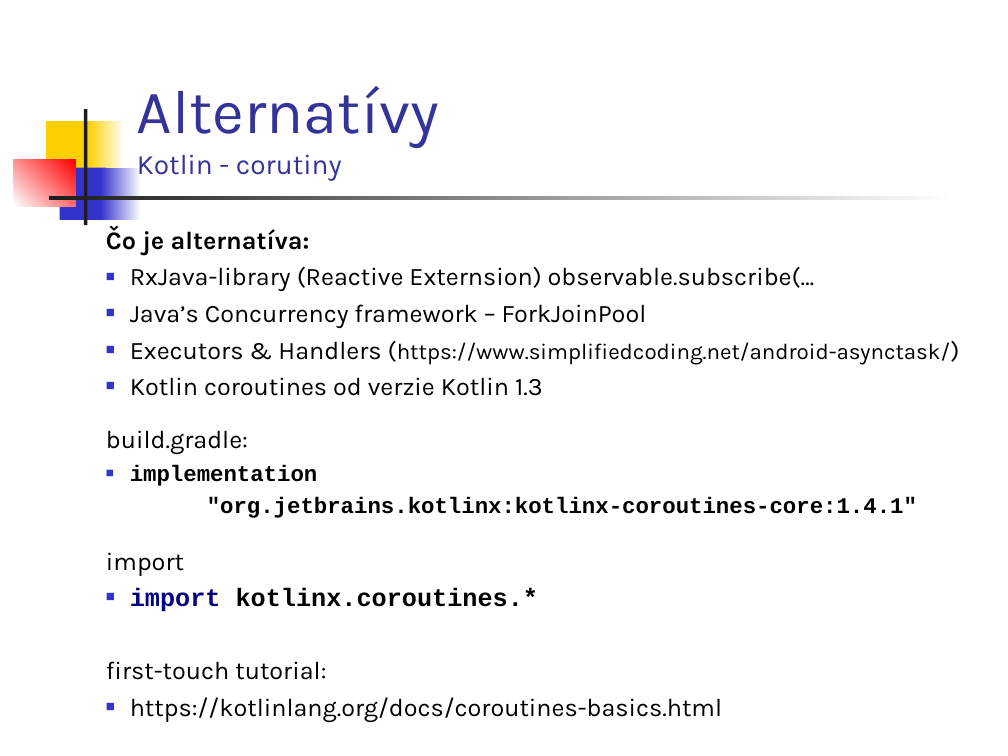
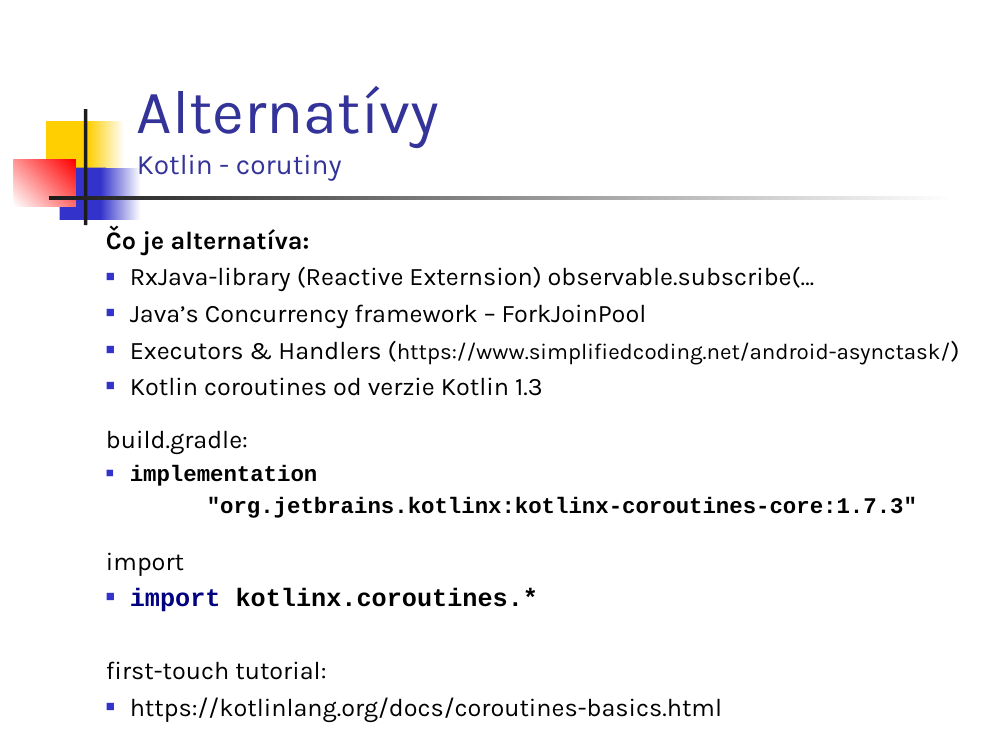
Before and after one commit to vmandro/Prednasky, a slide deck: slide 19 of 10/10_Android.ppt. Drawn at 1008x756 pixels with LibreOffice and Linux fonts; fonts in the diff are those of the drawing. Boxes give left, top, right and bottom in pixels: in the first picture for what was removed or moved away, otherwise in the second. Text is boxed around its words. In the diff, an @@ line names an element or a change of style, - is before the commit and + after.

```diff
--- a/10/10_Android.ppt
+++ b/10/10_Android.ppt
@@ text at <box>207,497,917,518</box>: text changed @@
-"org.jetbrains.kotlinx:kotlinx-coroutines-core:1.4.1"
+"org.jetbrains.kotlinx:kotlinx-coroutines-core:1.7.3"
```
Also in this commit, not shown: 3 other slides changed, 2 other files.
